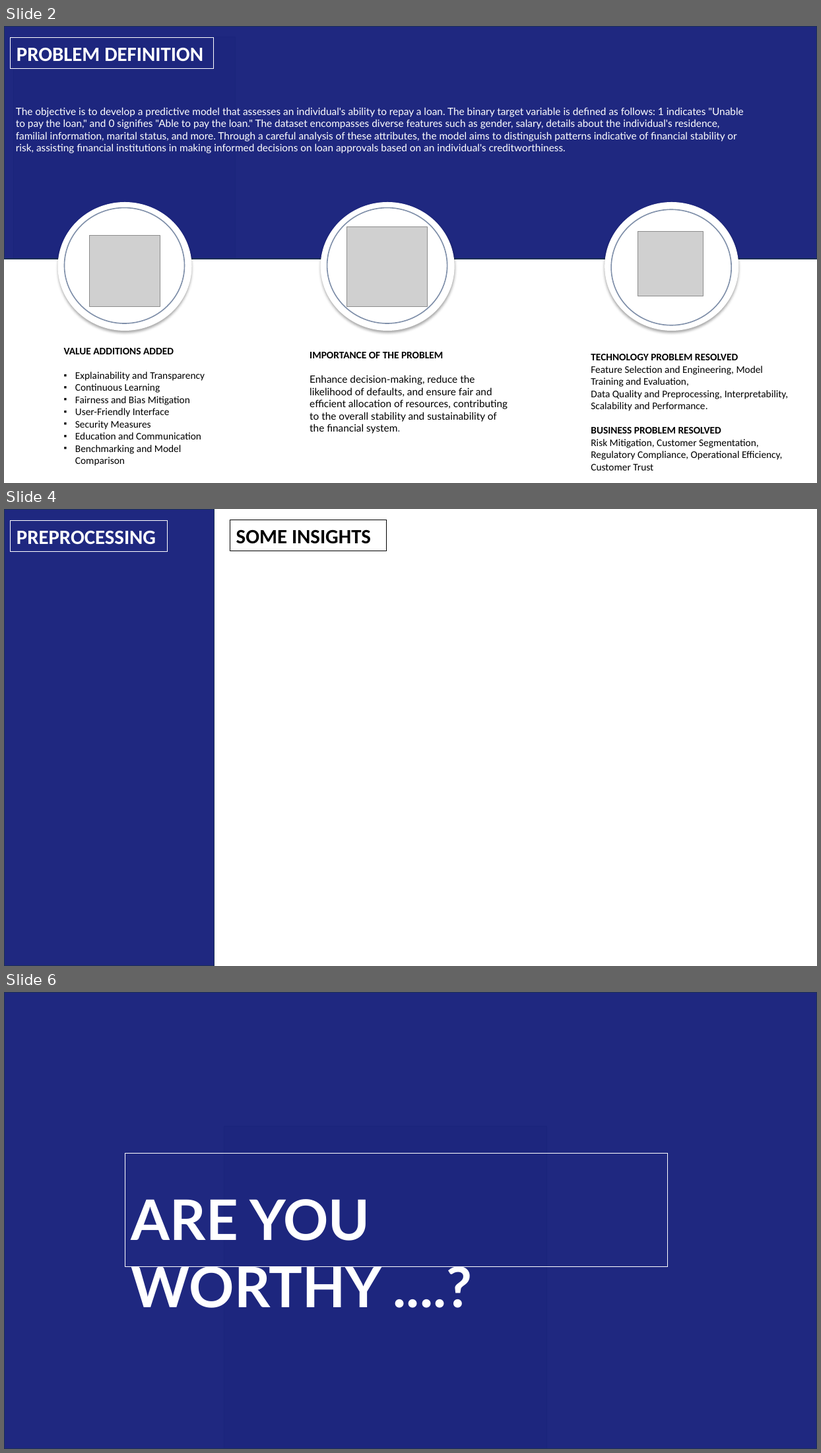
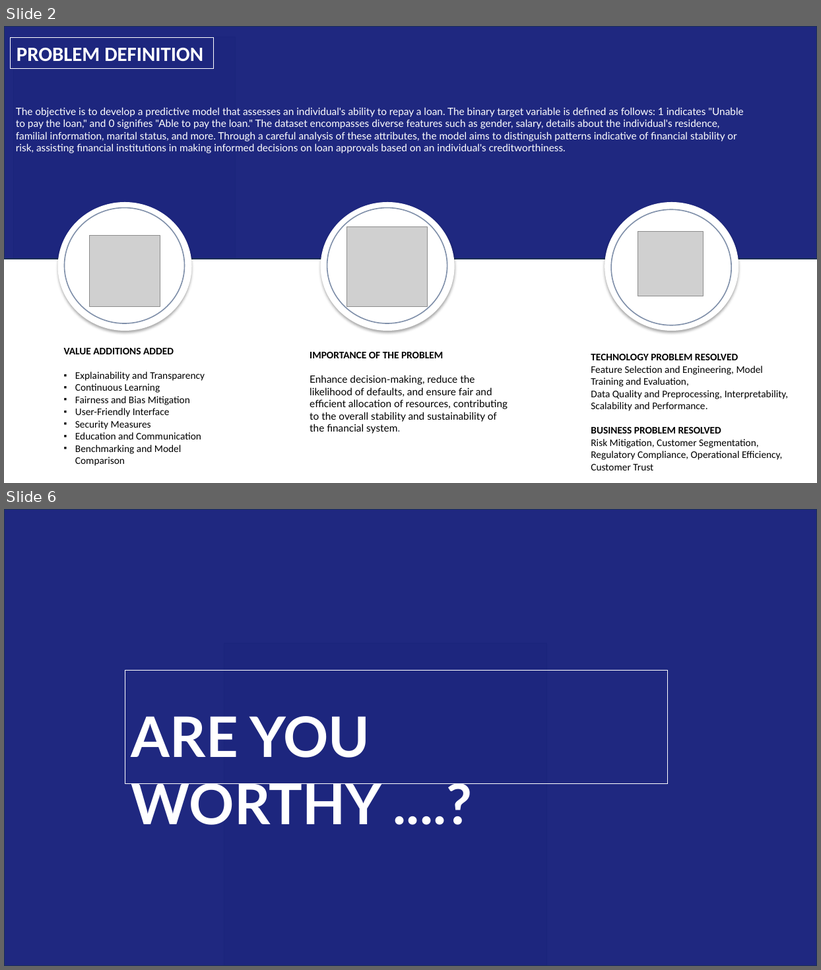
Before and after one commit to v-dev688/THE_CREDIT_CARD_PROJECT, a slide deck: FINALPPT.pptx. Shown one above the other, each under a label of ours: slides 2, 4 and 6 before the commit, slides 2 and 6 after it; the slides between them are not shown. The pictures are 821x1453 and 821x970 pixels, drawn with LibreOffice and Linux fonts; fonts in the diff are those of the drawing; grey boxes stand for pictures. Boxes give left, top, right and bottom in pixels: in the first picture for what was removed or moved away, otherwise in the second. Text is boxed around its words. In the diff, an @@ line names an element or a change of style, - is before the commit and + after.

```diff
--- a/FINALPPT.pptx
+++ b/FINALPPT.pptx
@@ slide 4 removed at <box>4,509,817,966</box>, background #FFFFFF @@
@@ rectangle removed at <box>4,509,215,966</box> @@
@@ rectangle removed at <box>11,521,168,551</box> @@
-PREPROCESSING
@@ rectangle removed at <box>230,520,387,551</box> @@
-SOME INSIGHTS
```
Also in this commit, not shown: 1 slide added, 1 other file.
